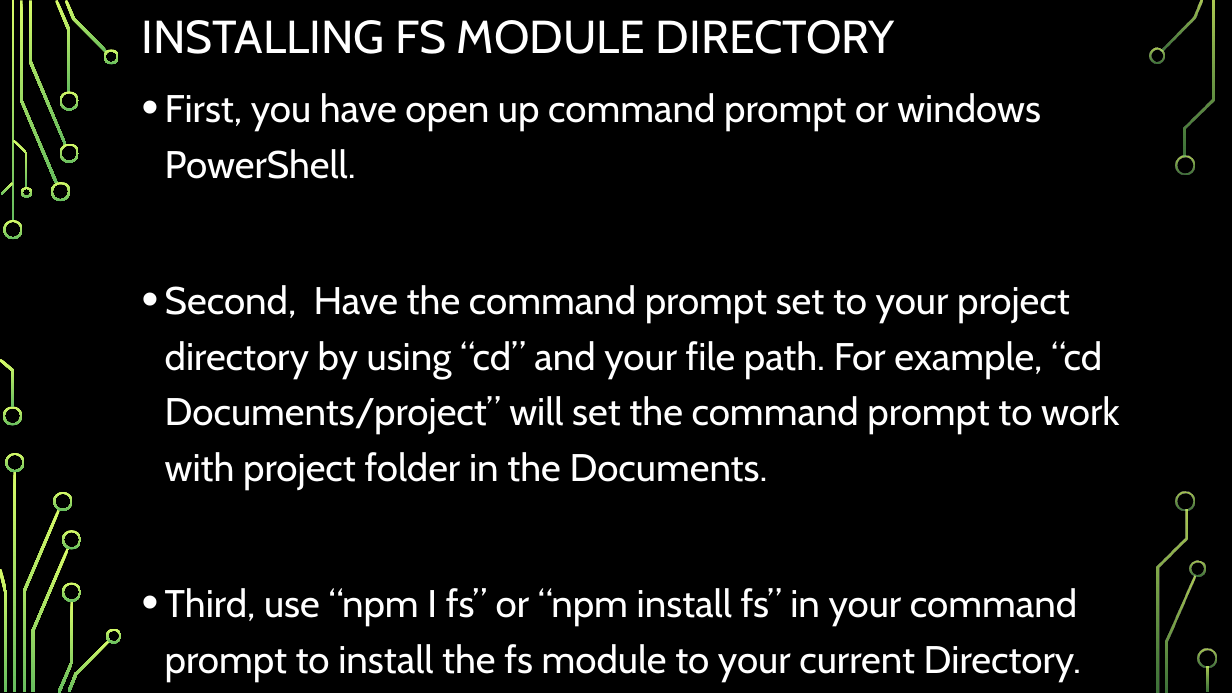
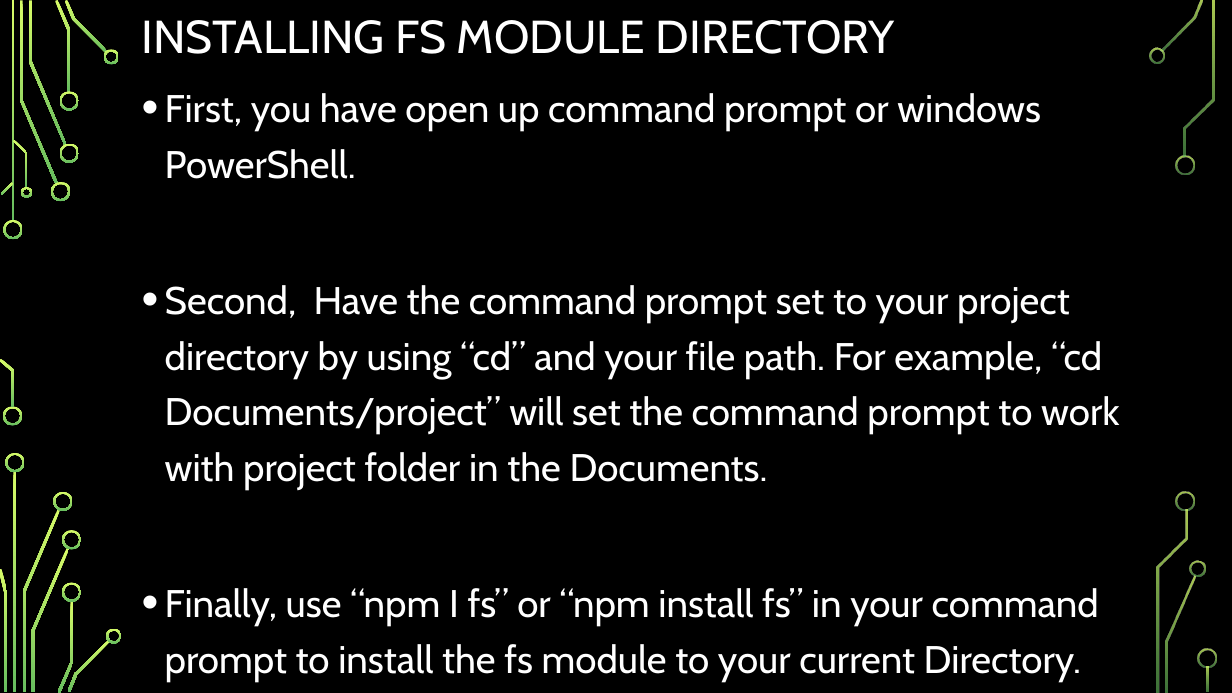
Before and after one commit to csmith1188/docpacs2122, a slide deck: slide 4 of docpac_mar18/JasonLara/WORKING WITH JSON FILES.pptx. Drawn at 1232x693 pixels with LibreOffice and Linux fonts; fonts in the diff are those of the drawing; background and template pictures are left out. Boxes give left, top, right and bottom in pixels: in the first picture for what was removed or moved away, otherwise in the second. Text is boxed around its words. In the diff, an @@ line names an element or a change of style, - is before the commit and + after.

```diff
--- a/docpac_mar18/JasonLara/WORKING WITH JSON FILES.pptx
+++ b/docpac_mar18/JasonLara/WORKING WITH JSON FILES.pptx
@@ text at (165, 588, 1099, 682): text changed @@
-• Third, use “npm I fs” or “npm install fs” in your command prompt to install the fs module to your current Directory.
+• Finally, use “npm I fs” or “npm install fs” in your command prompt to install the fs module to your current Directory.
```
Also in this commit, not shown: 2 other slides changed, 1 other file.
